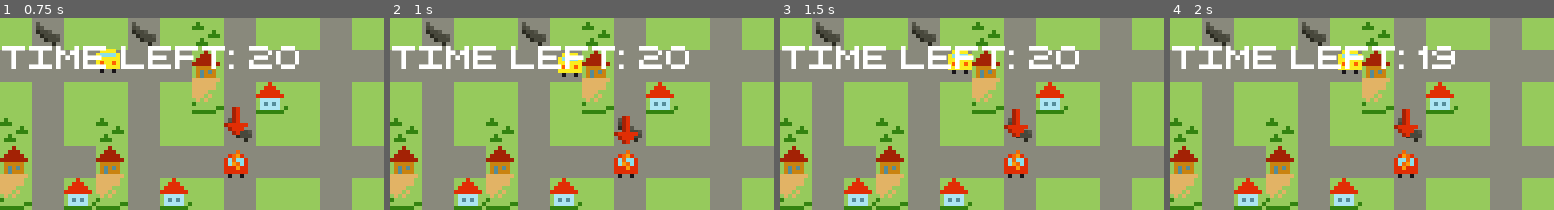
Above: before the commit, frames 1-4 (left to right).
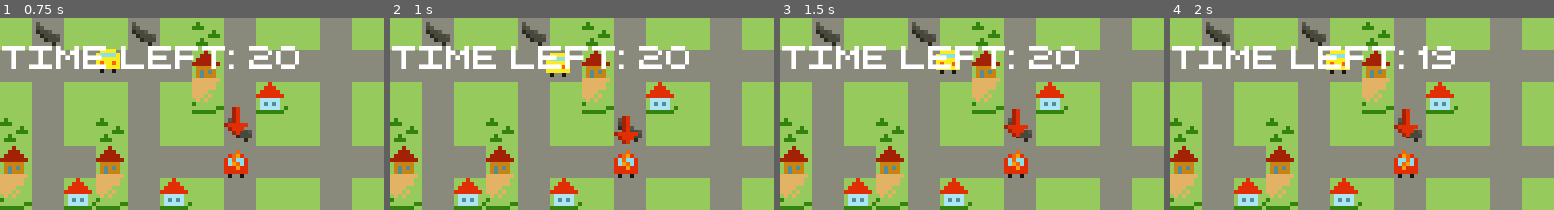
Above: after the commit, the same moments.

Repository: super-repair-bros/super-repair-bros
Game: Godot game, scene res://Scenes/TitleScreen/TitleScreen.tscn
The game is run twice, just before and just after one commit, with the same random seed, the same clock (stepped at 60 frames per second) and the same inputs.
Inputs (mouse positions are % of the whole screen's width and height, from its top left):
- Up to frame 1 (0.75 s): click (30, 40) at 0.5 s
- Up to frame 2 (1 s): no input
- Up to frame 3 (1.5 s): move the mouse to (72, 45) at 1.27 s; press the mouse at (72, 45) at 1.28 s; hold D (right) from 1.28 s (still down)
- Up to frame 4 (2 s): keep holding D (right)
The pictures show only the part of the screen within x 0-50%, y 0-50%; the shares and areas given below are measured in that part.

Frame 1 is identical in both runs. In frame 2, 0.5% of the frame differs, in the area x 40-50%, y 18-31%; in frame 3, 0.5%; in frame 4, 0.5%.

Commit message:
fix movement

Diff:
--- a/Scenes/PlayerCar/PlayerCar.gd
+++ b/Scenes/PlayerCar/PlayerCar.gd
@@ -34,7 +34,6 @@
 		return
 
 	var swipe = swipe_end - swipe_start
-	print(swipe)
 	if abs(swipe.x) > minimum_drag && velocity.x == 0:
 		# right
 		if swipe.x > 0:
@@ -56,6 +55,8 @@
 	if velocity != next_velocity && !test_move(testTransform, next_velocity.clamped(3)):
 		position = snappedPosition
 		velocity = next_velocity
+	elif test_move(testTransform, velocity.clamped(2)):
+		velocity = Vector2(0, 0)
 
 func world_is_endless():
 	if position.x > get_viewport_rect().size.x:
